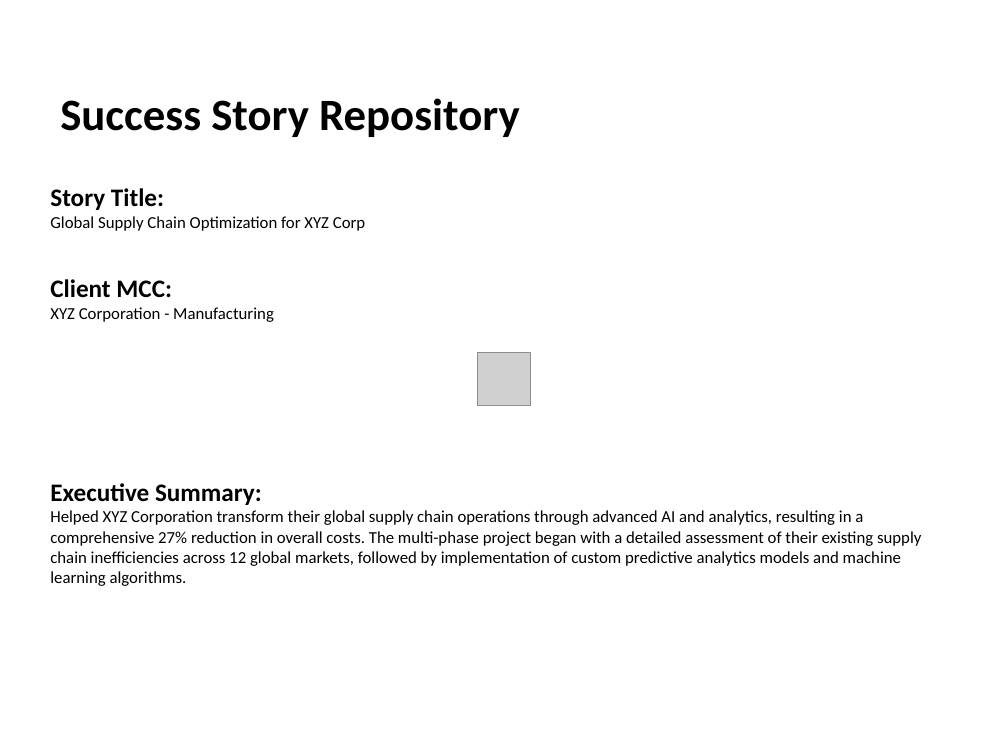
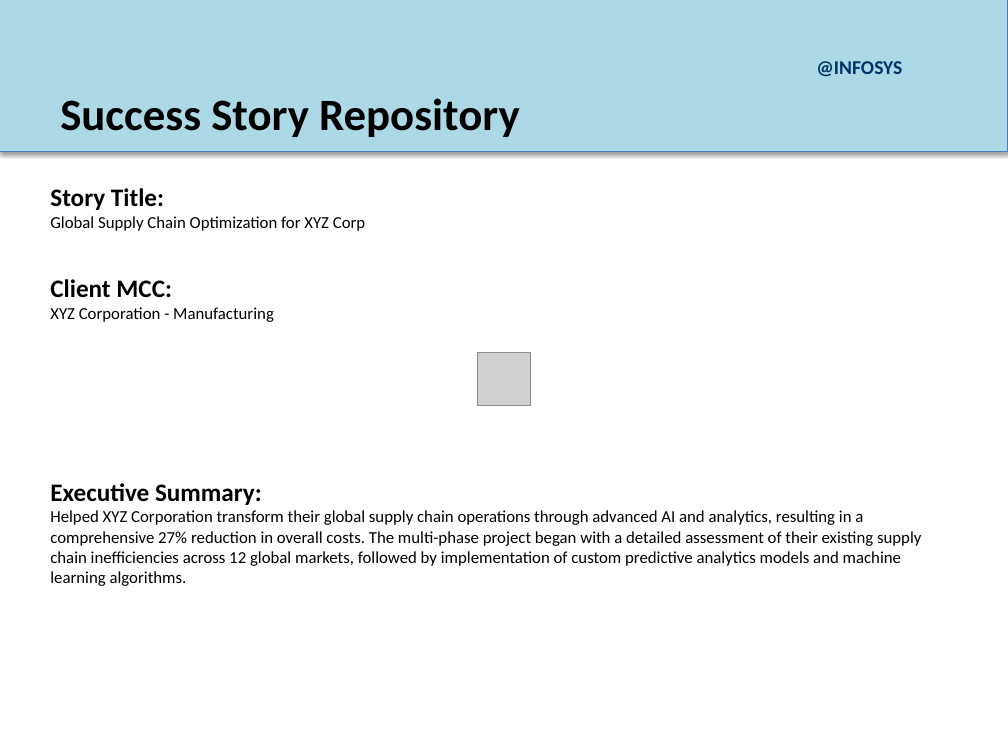
Before and after one commit to sirisurneni/htmltoppt, a slide deck: slide 1 of presentation.pptx. Drawn at 1008x756 pixels with LibreOffice and Linux fonts; fonts in the diff are those of the drawing; grey boxes stand for pictures. Boxes give left, top, right and bottom in pixels: in the first picture for what was removed or moved away, otherwise in the second. Text is boxed around its words. In the diff, an @@ line names an element or a change of style, - is before the commit and + after.

```diff
--- a/presentation.pptx
+++ b/presentation.pptx
@@ rectangle added at bbox=[0, 0, 1008, 151], fill #ADD8E6, outline #4B7EBC 0.75 pt @@
@@ text added at bbox=[816, 61, 902, 76], 14 pt, text #003366, bold @@
+@INFOSYS
```
Also in this commit, not shown: 2 other slides changed, 3 other files.
